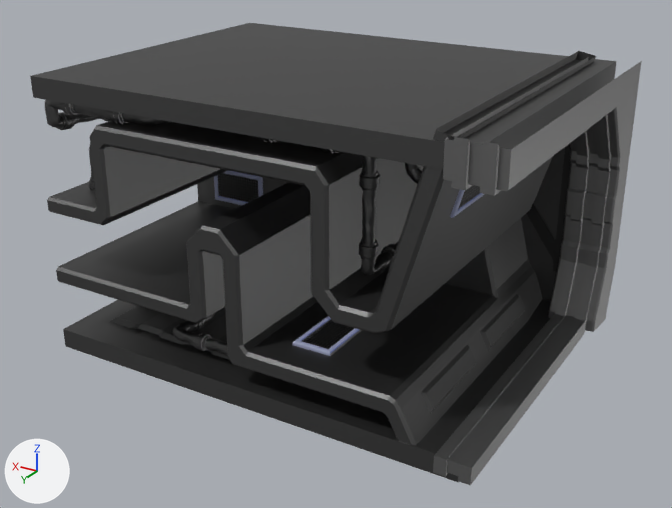
Renders of the FBX model Assets/Models/Models/Hallway Tube 2.fbx from each side of a commit.
Both versions are drawn from a 50 mm lens placed at (-22.7, 37.1, 22.3), pointed at (-0.6, 0.2, 3.9). Lighting does not change. The marker at lower left points along +X, +Y and +Z. Objects named as collision shapes, trigger or cutter boxes, shadow casters or lower levels of detail are left out. Where no turn or scale is listed for an object, it has been applied to the vertices.

The first picture shows 'Greable.003', 'Hallway Base.003', 'Panel.004', 'Panel.005', 'Transition.003', 'Tube Base.003', 'Tubes.013', 'Tubes.016', 'Tubes.017', 'Vent.012', 'Vent.014', 'Vent.015'.
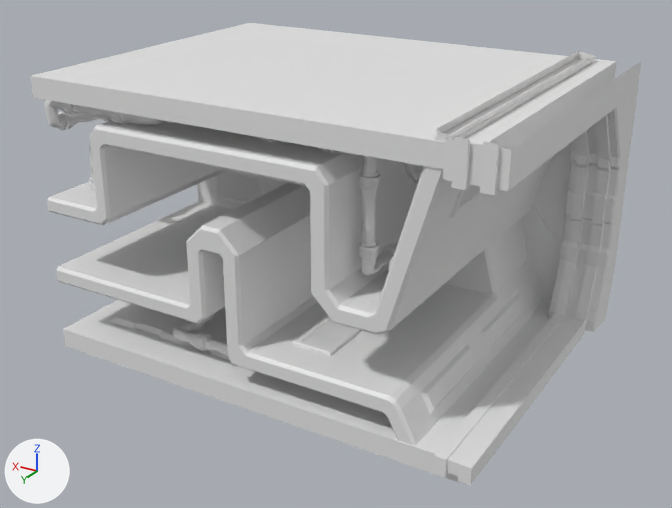
The change, as a list of edits to the scene's bpy script:
```text
Change me_cube_046:
    where me_cube_046.from_pydata(...)  # 220 vertices, 191 faces; spans x -12.2..-9.8, y -8.8..8.7, z -0.6..13.4
    remove me_cube_046.materials.append(mat_transition)  # grey #8d8d8d
Change me_cube_044:
    where me_cube_044.from_pydata(...)  # 188 vertices, 186 faces; spans x -11.0..11.0, y -9.0..8.0, z -1.0..13.0
    remove me_cube_044.materials.append(mat_hallway)  # picture img_hallway_png
Change me_cylinder_031:
    where me_cylinder_031.from_pydata(...)  # 6160 vertices, 5665 faces; spans x 0.72..12.44, y -2.7..6.62, z -0.14..6.38
    remove me_cylinder_031.materials.append(mat_hallway)  # picture img_hallway_png
Change me_cylinder_004:
    where me_cylinder_004.from_pydata(...)  # 10080 vertices, 9270 faces; spans x -6.0..12.8, y -8.0..6.3, z 5.8..11.9
    remove me_cylinder_004.materials.append(mat_hallway)  # picture img_hallway_png
Change me_cube_038:
    where me_cube_038.from_pydata(...)  # 136 vertices, 50 faces; spans x 6.28..9.67, y -3.4..-3.13, z 3.82..5.82
    remove me_cube_038.materials.append(mat_panel)  # picture img_panel_png
Change me_cube_036:
    where me_cube_036.from_pydata(...)  # 136 vertices, 50 faces; spans x -9.63..-8.83, y 2.13..5.52, z 9.22..11.2
    remove me_cube_036.materials.append(mat_panel)  # picture img_panel_png
Change me_plane_012:
    where me_plane_012.from_pydata(...)  # 80 vertices, 58 faces; spans x -963.0..-131.0, y -2.0..21.0, z -616.0..520.0
    remove me_plane_012.materials.append(mat_panel)  # picture img_panel_png
Change me_plane_011:
    where me_plane_011.from_pydata(...)  # 16 vertices, 12 faces; spans x 825.0..885.0, y 41.0..137.0, z -613.0..517.0
    remove me_plane_011.materials.append(mat_panel)  # picture img_panel_png
Change me_cube_041:
    where me_cube_041.from_pydata(...)  # 136 vertices, 50 faces; spans x -3.9..-1.9, y 2.86..6.25, z 1.82..2.09
    remove me_cube_041.materials.append(mat_panel)  # picture img_panel_png
Change me_cube_048:
    where me_cube_048.from_pydata(...)  # 210 vertices, 197 faces; spans x -10.2..11.0, y -8.4..8.0, z -1.0..13.4
    remove me_cube_048.materials.append(mat_hallway)  # picture img_hallway_png
Change me_cylinder_032:
    where me_cylinder_032.from_pydata(...)  # 6720 vertices, 6180 faces; spans x 4.46..11.5, y -2.17..7.34, z 6.81..11.97
    remove me_cylinder_032.materials.append(mat_hallway)  # picture img_hallway_png
Change me_cube_028:
    where me_cube_028.from_pydata(...)  # 786 vertices, 514 faces; spans x -9.9..9.9, y -9.7..-7.5, z 1.8..11.0
    remove me_cube_028.materials.append(mat_hallway)  # picture img_hallway_png
```

Boxes [x1, y1, x2, y2] around the edits, measured in the pictures (672 x 508 px):
'Tube Base.003', recoloured (black to grey)
    both: [47, 51, 596, 445]
'Hallway Base.003', recoloured (grey to white)
    both: [30, 23, 617, 482]
'Transition.003', recoloured
    both: [433, 57, 642, 485]
'Panel.004', recoloured (black to grey)
    both: [421, 294, 525, 414]
'Tubes.013', recoloured (black to grey)
    both: [252, 136, 399, 275]
'Panel.005', recoloured (black to grey)
    both: [110, 306, 230, 360]
'Tubes.017', recoloured (black to grey)
    both: [45, 100, 173, 191]
'Greable.003', recoloured (black to grey)
    both: [526, 143, 571, 272]
'Vent.015', recoloured (blue to grey)
    both: [293, 316, 362, 356]
'Vent.014', recoloured
    both: [214, 170, 263, 205]
'Tubes.016', recoloured (black to grey)
    both: [173, 314, 228, 355]
'Vent.012', recoloured (blue to grey)
    both: [450, 185, 484, 218]
